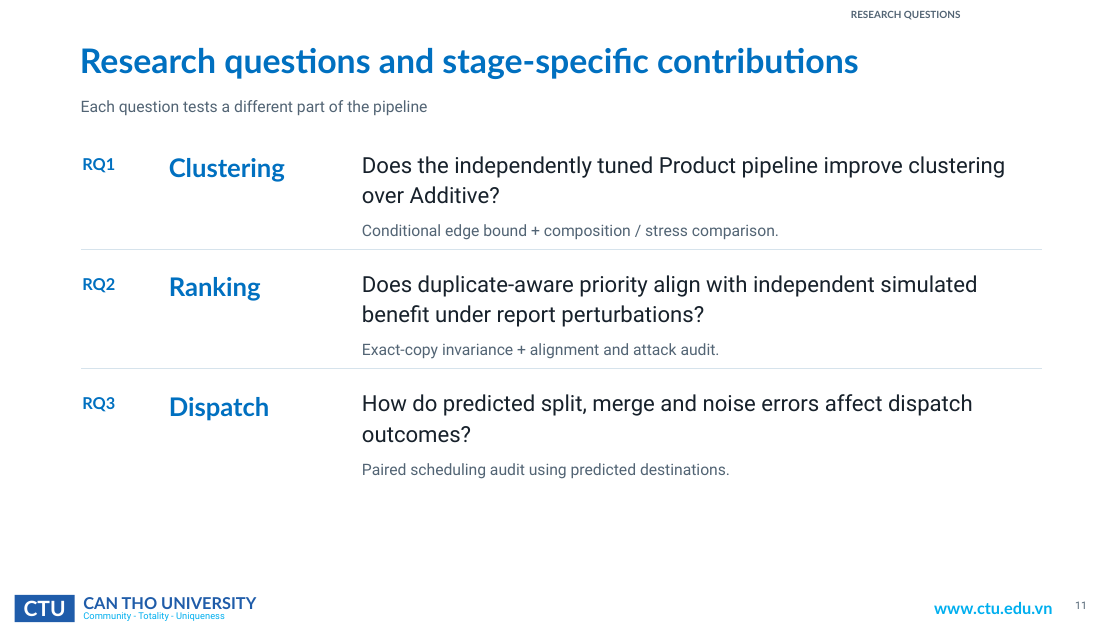
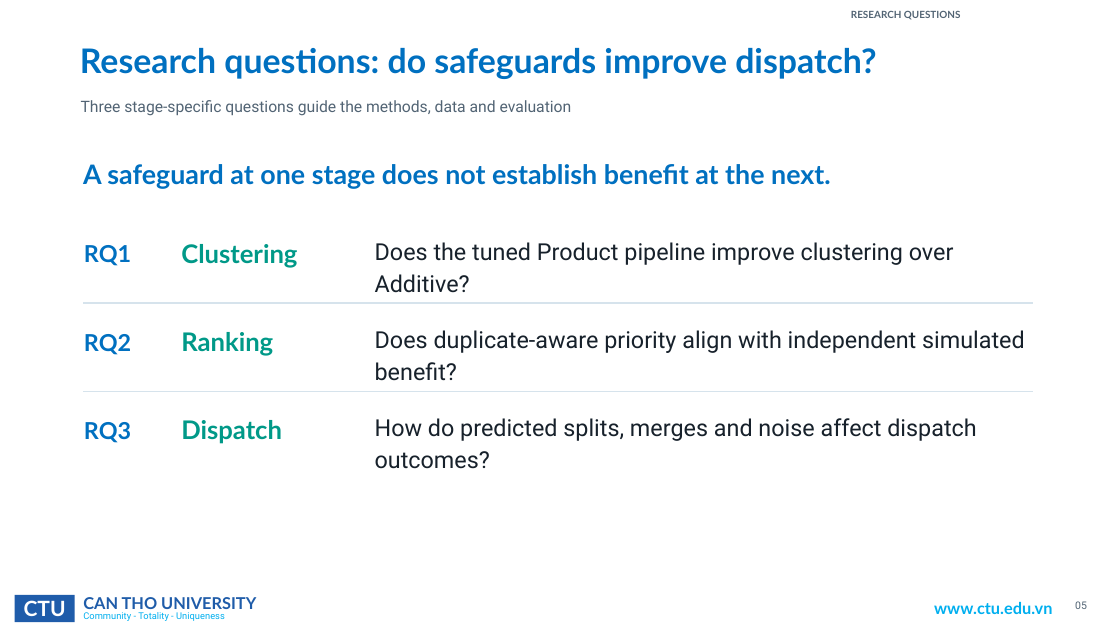
Before and after one commit to ngthtrong/nckh2, a slide deck: slide 5 of ISDS/ISDS2026_Paper_6444_Conference_Deck.pptx (slide 11 before the commit). Drawn at 1120x630 pixels with LibreOffice and Linux fonts; fonts in the diff are those of the drawing; background and template pictures are left out. Boxes give left, top, right and bottom in pixels: in the first picture for what was removed or moved away, otherwise in the second. Text is boxed around its words. In the diff, an @@ line names an element or a change of style, - is before the commit and + after.

Commit message:
update report

```diff
--- a/ISDS/ISDS2026_Paper_6444_Conference_Deck.pptx
+++ b/ISDS/ISDS2026_Paper_6444_Conference_Deck.pptx
@@ text at (x1=80, y1=48, x2=876, y2=79): text changed @@
-Research questions and stage-specific contributions
+Research questions: do safeguards improve dispatch?
@@ text at (x1=81, y1=100, x2=572, y2=116): text changed @@
-Each question tests a different part of the pipeline
+Three stage-specific questions guide the methods, data and evaluation
@@ text added at (x1=83, y1=164, x2=831, y2=189), 23 pt, text #0070C0, bold @@
+A safeguard at one stage does not establish benefit at the next.
@@ size 14 to 20 pt in 3 elements at (x1=84, y1=334, x2=131, y2=355), (x1=84, y1=422, x2=131, y2=443), (x1=84, y1=245, x2=131, y2=266) @@
@@ text "RQ1" moved from (x1=82, y1=158, x2=115, y2=173) to (x1=84, y1=245, x2=131, y2=266) @@
@@ text colour #0070C0 to #009988 in 3 elements at (x1=181, y1=332, x2=273, y2=356), (x1=181, y1=420, x2=282, y2=444), (x1=181, y1=244, x2=297, y2=268) @@
@@ text "Clustering" moved from (x1=169, y1=158, x2=285, y2=182) to (x1=181, y1=244, x2=297, y2=268) @@
@@ text removed at (x1=362, y1=224, x2=779, y2=240) @@
-Conditional edge bound + composition / stress comparison.
@@ text at (x1=375, y1=242, x2=954, y2=293): text changed; size 19 to 20 pt @@
-Does the independently tuned Product pipeline improve clustering over Additive?
+Does the tuned Product pipeline improve clustering over Additive?
@@ text "RQ2" moved from (x1=82, y1=278, x2=115, y2=293) to (x1=84, y1=334, x2=131, y2=355) @@
@@ line moved from (82, 250) - (1042, 250) to (83, 303) - (1033, 303) @@
@@ line (83, 303) - (1033, 303): stroke #D6E3EC 0.8 pt to #D6E3EC 1.5 pt @@
@@ text "Ranking" moved from (x1=169, y1=277, x2=261, y2=301) to (x1=181, y1=332, x2=273, y2=356) @@
@@ text removed at (x1=362, y1=343, x2=720, y2=359) @@
-Exact-copy invariance + alignment and attack audit.
@@ text at (x1=375, y1=330, x2=1025, y2=381): text changed; size 19 to 20 pt @@
-Does duplicate-aware priority align with independent simulated benefit under report perturbations?
+Does duplicate-aware priority align with independent simulated benefit?
@@ text "RQ3" moved from (x1=82, y1=397, x2=115, y2=412) to (x1=84, y1=422, x2=131, y2=443) @@
@@ line moved from (82, 369) - (1042, 369) to (83, 392) - (1033, 392) @@
@@ line (83, 392) - (1033, 392): stroke #D6E3EC 0.8 pt to #D6E3EC 1.5 pt @@
@@ text "Dispatch" moved from (x1=169, y1=397, x2=270, y2=421) to (x1=181, y1=420, x2=282, y2=444) @@
@@ text at (x1=375, y1=418, x2=976, y2=469): text changed; size 19 to 20 pt @@
-How do predicted split, merge and noise errors affect dispatch outcomes?
+How do predicted splits, merges and noise affect dispatch outcomes?
@@ text removed at (x1=362, y1=463, x2=730, y2=479) @@
-Paired scheduling audit using predicted destinations.
@@ text at (x1=1075, y1=601, x2=1087, y2=609): text changed @@
-11
+05
@@ page number at (x1=1076, y1=603, x2=1083, y2=609): text changed @@
-11
+5
```
Also in this commit, not shown: 14 other slides changed, 1 slide added, 1 slide removed, 51 other files.
